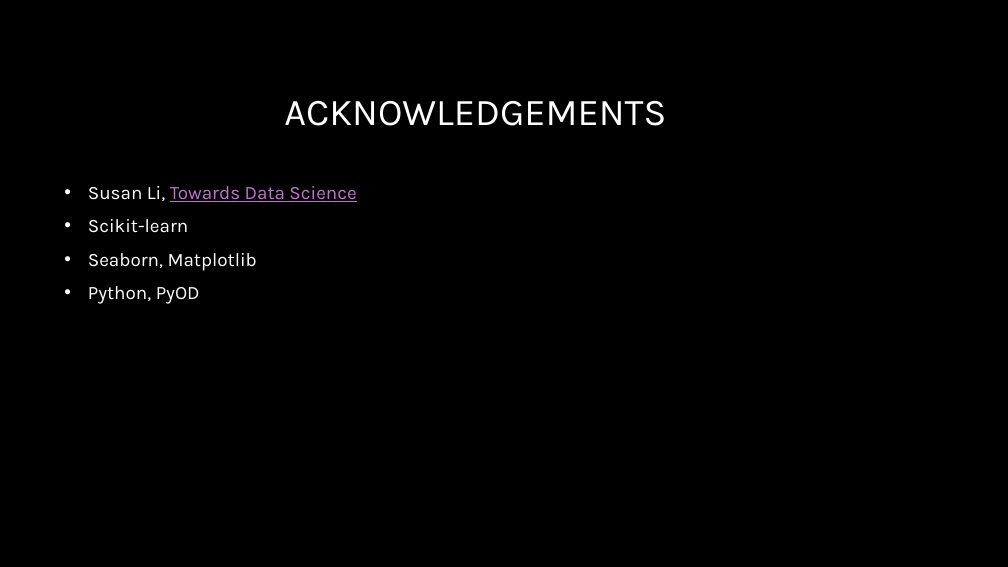
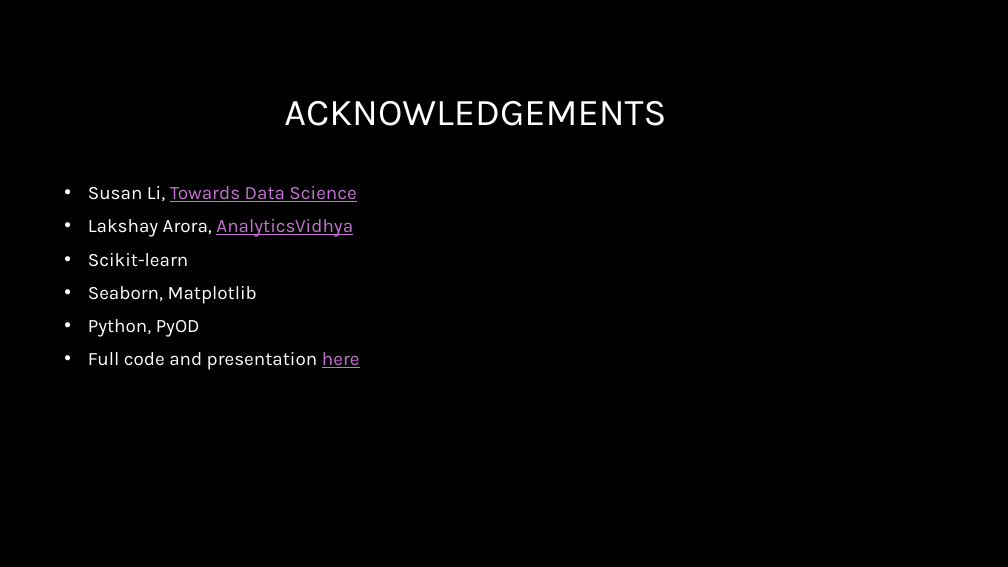
Before and after one commit to mdominguez2010/anomaly_detection, a slide deck: slide 9 of anomaly_detection.pptx (slide 5 before the commit). Drawn at 1008x567 pixels with LibreOffice and Linux fonts; fonts in the diff are those of the drawing; background and template pictures are left out. Boxes give left, top, right and bottom in pixels: in the first picture for what was removed or moved away, otherwise in the second. Text is boxed around its words. In the diff, an @@ line names an element or a change of style, - is before the commit and + after.

```diff
--- a/anomaly_detection.pptx
+++ b/anomaly_detection.pptx
@@ text at (x1=88, y1=219, x2=353, y2=237): paragraph added @@
+• Lakshay Arora, AnalyticsVidhya
@@ text at (x1=88, y1=352, x2=360, y2=370): paragraph added @@
+• Full code and presentation here
```
Also in this commit, not shown: 2 other slides changed, 4 slides added, 2 other files.
